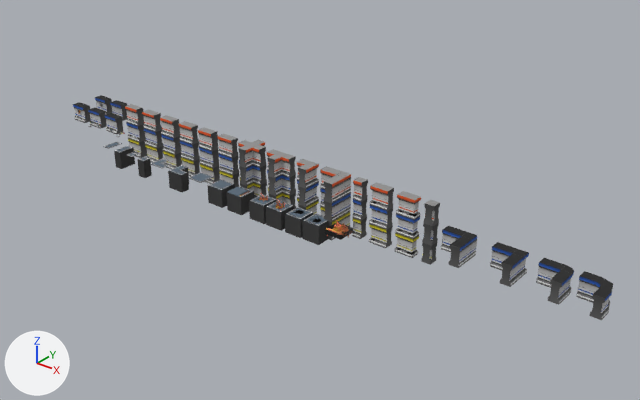
A saved change to the FBX model TheLastEngineer/Assets/Art/AssetsFer/FBXs/Reemplazar/ModulosLaboratorio01.fbx.
The view is the same before and after, from a 50 mm camera at (39.7, -75.0, 19.5) aimed at (13.6, -42.3, -0.7). Lighting does not change. The marker at lower left points along +X, +Y and +Z. Where no turn or scale is listed for an object, it has been applied to the vertices. Vertices at the same position are counted once.
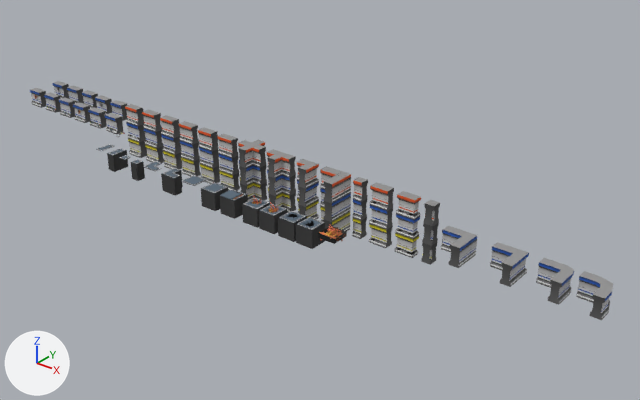
The change, as a list of edits to the scene's bpy script:
```text
Change me_mesh_054:
    where me_mesh_054.from_pydata(...)  # 544 vertices, 545 faces; spans x 0.0..1.5, y -1.0..0.5, z 0.0..1.0
    me_mesh_054 part 1: texture (UV) coordinates of 16 of 545 faces, centred in x 0.01..1.31, y -0.99..0.31, z 1.0, changed; they spanned u 0.17..0.28, v 0.06..0.17 and now span u 0.49..0.49, v 0.66..0.66
Change me_mesh_068:
    where me_mesh_068.from_pydata(...)  # 470 vertices, 468 faces; spans x 0.0..1.5, y -1.0..0.5, z 0.0..1.0
    me_mesh_068 part 2: texture (UV) coordinates of 24 of 468 faces, centred in x 0.007..1.375, y -0.993..0.375, z 1.0, changed; they spanned u 0.17..0.25, v 0.06..0.16 and now span u 0.49..0.49, v 0.66..0.66
Change me_mesh_052:
    where me_mesh_052.from_pydata(...)  # 512 vertices, 512 faces; spans x 0.0..1.5, y -1.0..0.5, z 0.0..1.0
    me_mesh_052 part 4: texture (UV) coordinates of 16 of 512 faces, centred in x 0.007..1.333, y -0.993..0.333, z 1.0, changed; they spanned u 0.17..0.27, v 0.06..0.16 and now span u 0.49..0.49, v 0.66..0.66
Change me_mesh_053:
    where me_mesh_053.from_pydata(...)  # 523 vertices, 523 faces; spans x 0.0..1.5, y -1.0..0.5, z 0.0..1.0
    me_mesh_053 part 3: texture (UV) coordinates of 16 of 523 faces, centred in x 0.01..1.33, y -0.99..0.33, z 1.0, changed; they spanned u 0.17..0.27, v 0.06..0.16 and now span u 0.49..0.49, v 0.66..0.66
Change ob_object004:
    ob_object004.location: (16.64, -45.75, 0.0) -> (16.64, -46.25, 0.0)
Change ob_plane344:
    ob_plane344.location: (11.8, -45.75, 0.0) -> (11.8, -46.25, 0.0)
Change ob_plane330:
    ob_plane330.location: (0.37, -45.75, 0.0) -> (0.37, -46.25, 0.0)
Change ob_plane347:
    ob_plane347.location: (15.3, -45.75, 0.0) -> (15.3, -46.25, 0.0)
Change ob_plane339:
    ob_plane339.location: (8.86, -45.75, 0.0) -> (8.86, -46.25, 0.0)
Change ob_plane341:
    ob_plane341.location: (3.37, -45.75, 0.0) -> (3.37, -46.25, 0.0)
Change ob_plane345:
    ob_plane345.location: (12.92, -45.75, 0.0) -> (12.92, -46.25, 0.0)
Change ob_plane340:
    ob_plane340.location: (1.37, -45.75, 0.0) -> (1.37, -46.25, 0.0)
Change ob_plane338:
    ob_plane338.location: (4.36, -45.75, 0.0) -> (4.36, -46.25, 0.0)
Change ob_plane346:
    ob_plane346.location: (14.18, -45.75, 0.0) -> (14.18, -46.25, 0.0)
Change ob_plane342:
    ob_plane342.location: (5.87, -45.75, 0.0) -> (5.87, -46.25, 0.0)
Change ob_plane329:
    ob_plane329.location: (7.36, -45.75, 0.0) -> (7.36, -46.25, 0.0)
Change ob_plane343:
    ob_plane343.location: (10.24, -45.75, 0.0) -> (10.24, -46.25, 0.0)
Add ob_object014:
    ob_object014 = bpy.data.objects.new('Object014', me_mesh_072)  # 712 vertices, 696 faces; spans x 0.0..1.0, y 0.0..0.5, z 0.0..1.0; in mat_texturegradient (picture img_dehaht_png)
    ob_object014.location = (-8.94, -42.24, 0.0)
Add ob_object012:
    ob_object012 = bpy.data.objects.new('Object012', me_mesh_071)  # 4988 vertices, 4558 faces; spans x 0.0..1.0, y -0.037..0.537, z 0.0..1.0; in mat_texturegradient (picture img_dehaht_png)
    ob_object012.location = (-8.94, -44.0, 0.0)
Add ob_object015:
    ob_object015 = bpy.data.objects.new('Object015', me_mesh_073)  # 368 vertices, 360 faces; spans x 0.0..1.0, y -0.01..0.51, z -0.001..1.0; in mat_texturegradient (picture img_dehaht_png)
    ob_object015.location = (-7.45, -42.24, 0.0)
Add ob_box066:
    ob_box066 = bpy.data.objects.new('Box066', me_mesh_070)  # 5264 vertices, 4864 faces; spans x 0.0..1.0, y -0.01..0.51, z -0.001..1.0; in mat_texturegradient (picture img_dehaht_png)
    ob_box066.location = (-7.45, -44.0, 0.0)
Add ob_box065:
    ob_box065 = bpy.data.objects.new('Box065', me_mesh_069)  # 2824 vertices, 2620 faces; spans x 0.0..1.0, y -0.01..0.51, z -0.001..1.0; in mat_texturegradient (picture img_dehaht_png)
    ob_box065.location = (-5.94, -44.0, 0.0)
Add ob_object016:
    ob_object016 = bpy.data.objects.new('Object016', me_mesh_074)  # 376 vertices, 368 faces; spans x 0.0..1.0, y -0.01..0.51, z -0.001..1.0; in mat_texturegradient (picture img_dehaht_png)
    ob_object016.location = (-5.94, -42.24, 0.0)
```

What differs and where, as boxes (x1, y1, x2, y2) in the pictures (640 x 400 px):
'Plane347', moved: before (302, 213, 328, 245); after (296, 217, 325, 249)
'Plane343', moved: before (227, 186, 254, 215); after (220, 189, 248, 219)
'Plane345', moved: before (266, 199, 294, 231); after (259, 202, 288, 234)
'Plane346', moved: before (285, 207, 314, 238); after (278, 211, 307, 242)
'Plane339', moved: before (208, 179, 235, 208); after (201, 182, 228, 211)
'Plane344', moved: before (249, 193, 277, 224); after (242, 196, 270, 228)
'Plane342', moved: before (168, 165, 189, 192); after (161, 168, 183, 196)
'Plane340', moved: before (114, 146, 135, 169); after (107, 148, 128, 172)
'Object004', moved: before (325, 220, 353, 240); after (318, 224, 347, 244)
'Plane341', moved: before (138, 157, 152, 178); after (130, 159, 145, 181)
'Box065', added: after (58, 98, 75, 118)
'Box066', added: after (44, 92, 61, 113)
'Object012', added: after (30, 88, 46, 108)
'Plane329', moved: before (189, 172, 214, 183); after (181, 175, 207, 186)
'Object015', added: after (67, 86, 84, 104)
'Object016', added: after (81, 90, 98, 109)
'Object014', added: after (53, 81, 69, 99)
'Plane338', moved: before (150, 158, 169, 168); after (143, 161, 162, 171)
'Plane330', moved: before (103, 142, 122, 149); after (96, 144, 114, 151)
part 1 of me_mesh_054, surface changed (black to grey): (540, 258, 574, 283) in both
part 2 of me_mesh_068, surface changed (black to grey): (580, 271, 613, 298) in both
part 3 of me_mesh_053, surface changed (black to grey): (492, 242, 529, 266) in both
part 4 of me_mesh_052, surface changed (black to grey): (442, 226, 477, 248) in both
